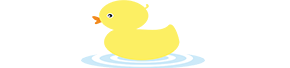
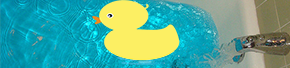
Layered file, before and after one edit (290px x 68px). Changes by layer:
painted on "1409910082" over [81, 51, 205, 68]
added layer "bath-blue-cool-photography-water-Favim.com-422488" over [0, 0, 290, 68]
